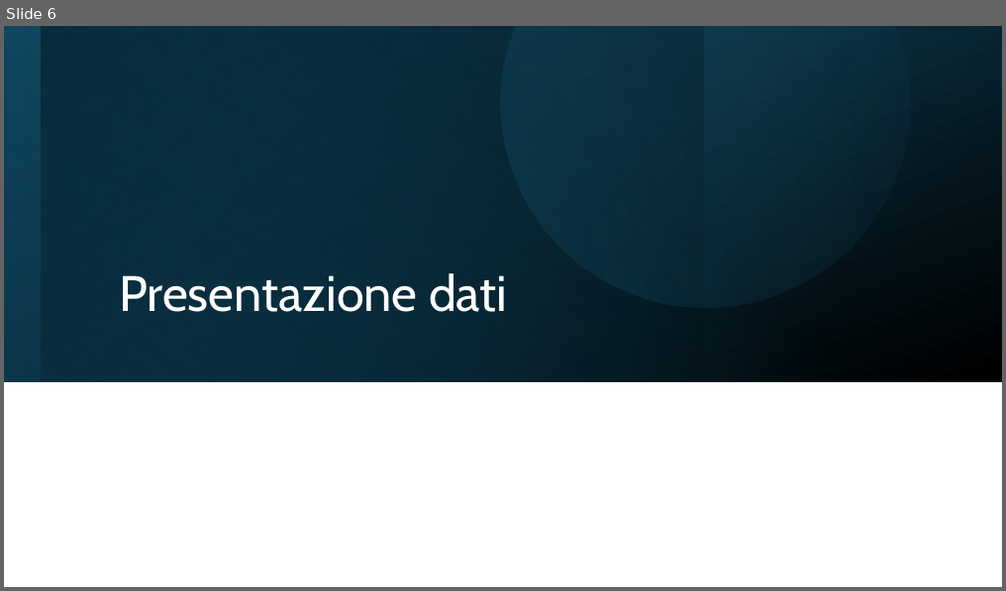
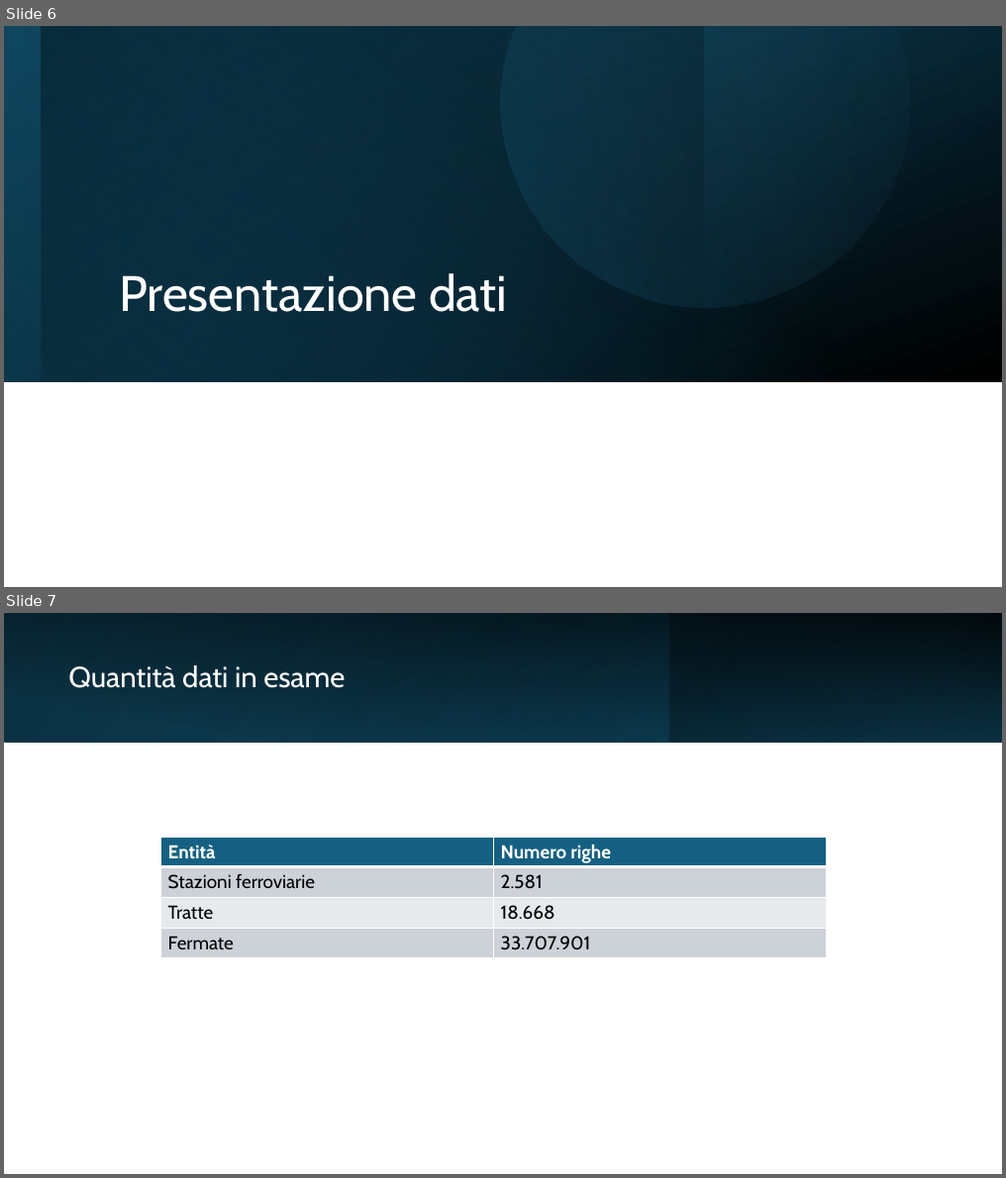
Before and after one commit to AndreaSpolaor/AnalisiTrafficoFerroviario, a slide deck: Analisi del trasporto ferroviario italiano.pptx. Shown one above the other, each under a label of ours: slide 6 before the commit, slides 6 and 7 after it. The pictures are 1006x591 and 1006x1178 pixels, drawn with LibreOffice and Linux fonts; fonts in the diff are those of the drawing. Boxes give left, top, right and bottom in pixels: in the first picture for what was removed or moved away, otherwise in the second. Text is boxed around its words. In the diff, an @@ line names an element or a change of style, - is before the commit and + after.

```diff
--- a/Analisi del trasporto ferroviario italiano.pptx
+++ b/Analisi del trasporto ferroviario italiano.pptx
@@ slide 7 added at box(4, 613, 1002, 1174), background #FFFFFF @@
@@ rectangle added at box(4, 613, 1002, 742), fill gradient #0B3041 to #104862 @@
@@ rectangle added at box(4, 613, 1002, 742), fill gradient #000000 @@
@@ rectangle added at box(317, 613, 669, 742), fill gradient #156082 to #0B3041 @@
@@ rectangle added at box(669, 613, 1002, 742), fill gradient #0B3041 to #156082 @@
@@ title added at box(68, 665, 345, 688), 28 pt, text #FFFFFF @@
+Quantità dati in esame
@@ table added at box(160, 837, 826, 959), 4 rows, 2 columns @@
+Entità | Numero righe
+Stazioni ferroviarie | 2.581
+Tratte | 18.668
+Fermate | 33.707.901
```
Also in this commit, not shown: 7 slides changed, 3 other slides added, 4 other files.
